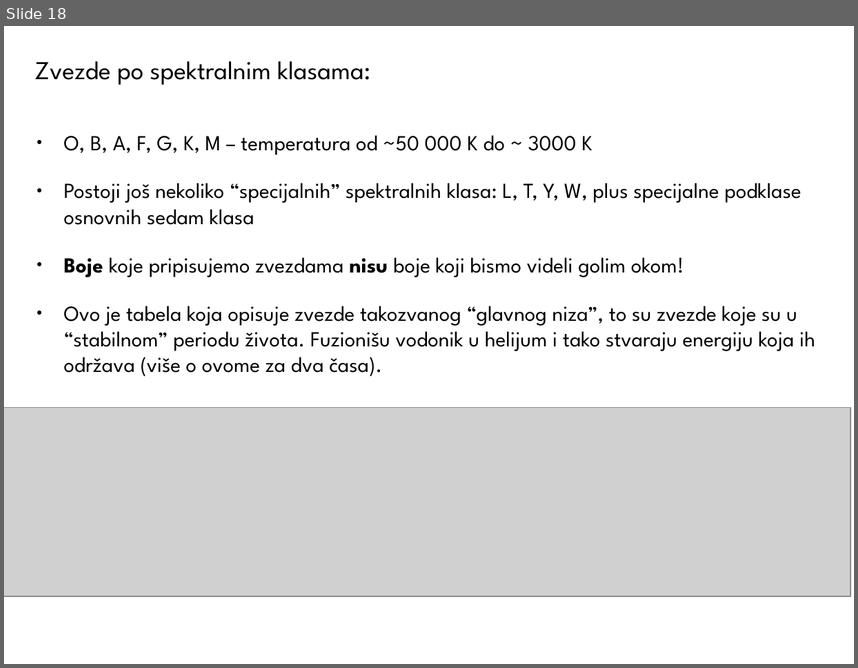
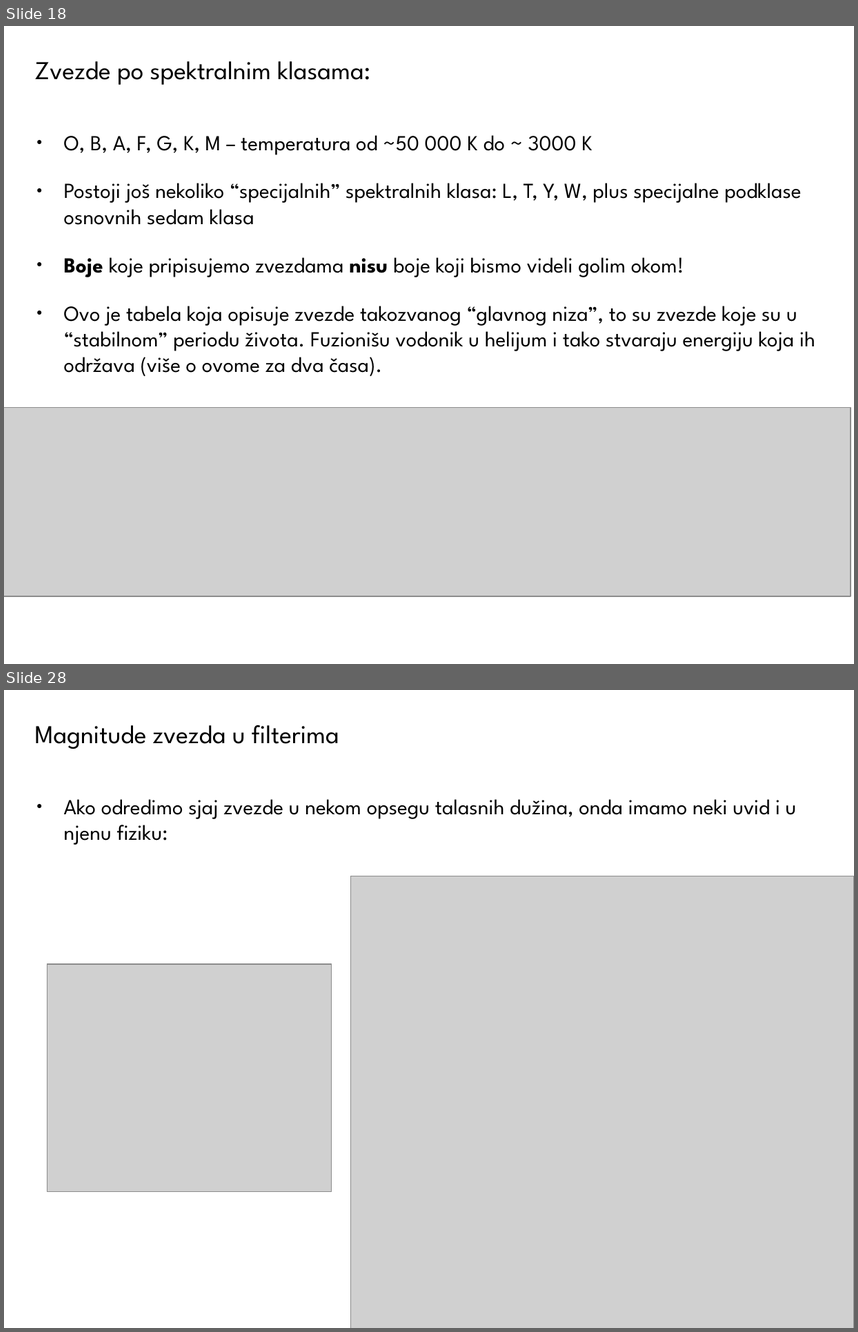
Before and after one commit to ivanzmilic/OPA22, a slide deck: Predavanje_07_Zracenje_Zvezda.odp. Shown one above the other, each under a label of ours: slide 18 before the commit, slides 18 and 28 after it; the slides between them are not shown. The pictures are 858x668 and 858x1332 pixels, drawn with LibreOffice and Linux fonts; fonts in the diff are those of the drawing; grey boxes stand for pictures. Boxes give left, top, right and bottom in pixels: in the first picture for what was removed or moved away, otherwise in the second. Text is boxed around its words. In the diff, an @@ line names an element or a change of style, - is before the commit and + after.

```diff
--- a/Predavanje_07_Zracenje_Zvezda.odp
+++ b/Predavanje_07_Zracenje_Zvezda.odp
@@ slide 28 added at <box>4,690,854,1328</box>, background #FFFFFF @@
@@ title added at <box>35,725,339,749</box>, 24 pt, text #000000 @@
+Magnitude zvezda u filterima
@@ text added at <box>64,799,797,845</box>, 20 pt, text #000000 @@
+● Ako odredimo sjaj zvezde u nekom opsegu talasnih dužina, onda imamo neki uvid i u njenu fiziku:
@@ picture added at <box>351,876,854,1328</box> @@
@@ picture added at <box>47,964,332,1192</box> @@
```
Also in this commit, not shown: 1 slide changed, 10 other slides added.
